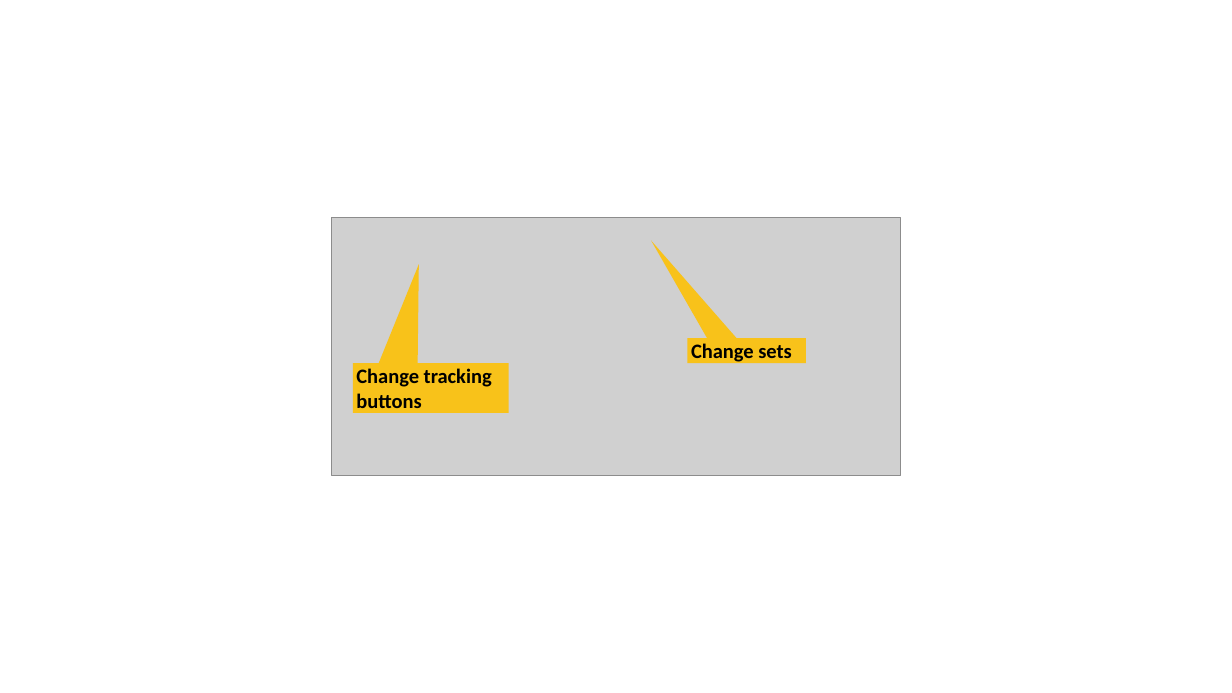
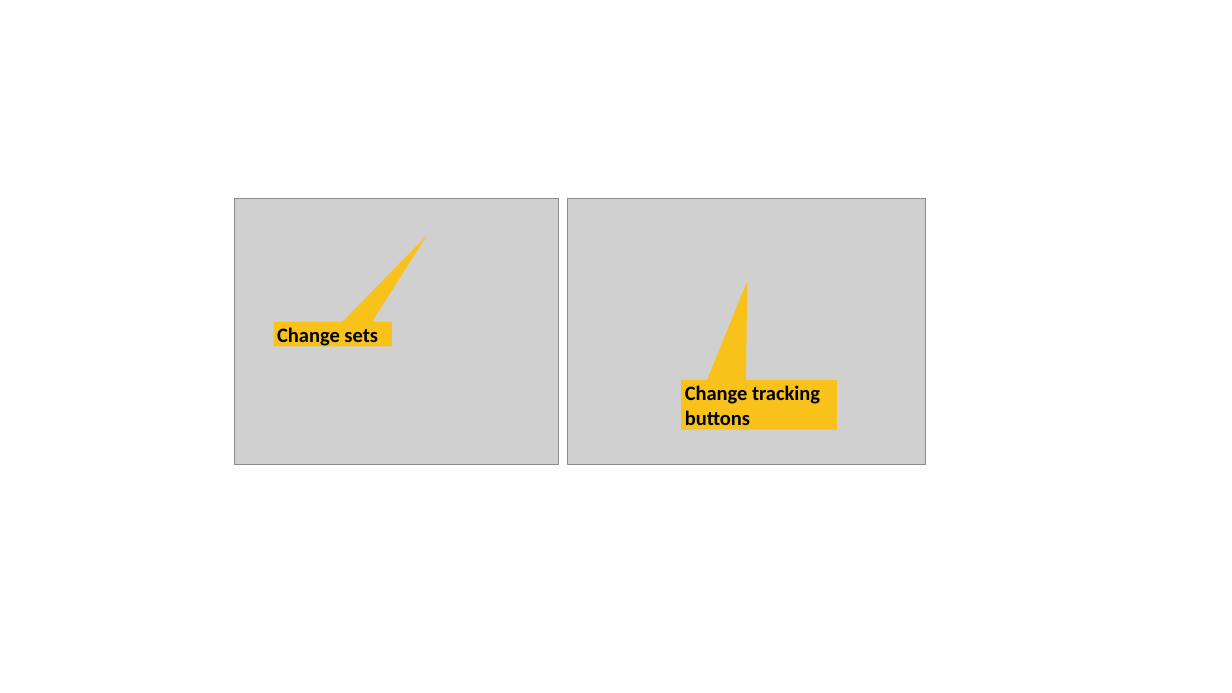
Before and after one commit to j-specman/specman, a slide deck: slide 19 of specifications/specman-layouts.pptx. Drawn at 1232x693 pixels with LibreOffice and Linux fonts; fonts in the diff are those of the drawing; grey boxes stand for pictures. Boxes give left, top, right and bottom in pixels: in the first picture for what was removed or moved away, otherwise in the second. Text is boxed around its words. In the diff, an @@ line names an element or a change of style, - is before the commit and + after.

```diff
--- a/specifications/specman-layouts.pptx
+++ b/specifications/specman-layouts.pptx
@@ picture added at box(235, 199, 559, 465) @@
@@ picture: place and size @@
-picture at box(332, 217, 901, 475)
+picture at box(567, 199, 926, 465)
@@ speech box "Change sets": place and size @@
-speech box "Change sets" at box(688, 338, 806, 363)
+speech box "Change sets" at box(274, 322, 392, 347)
@@ speech box "Change sets" at box(274, 322, 392, 347): proportions changed @@
@@ speech box "Change tracking": place and size @@
-speech box "Change tracking" at box(353, 363, 509, 413)
+speech box "Change tracking" at box(681, 380, 837, 430)
```
Also in this commit, not shown: 2 other slides changed, 19 other files.
